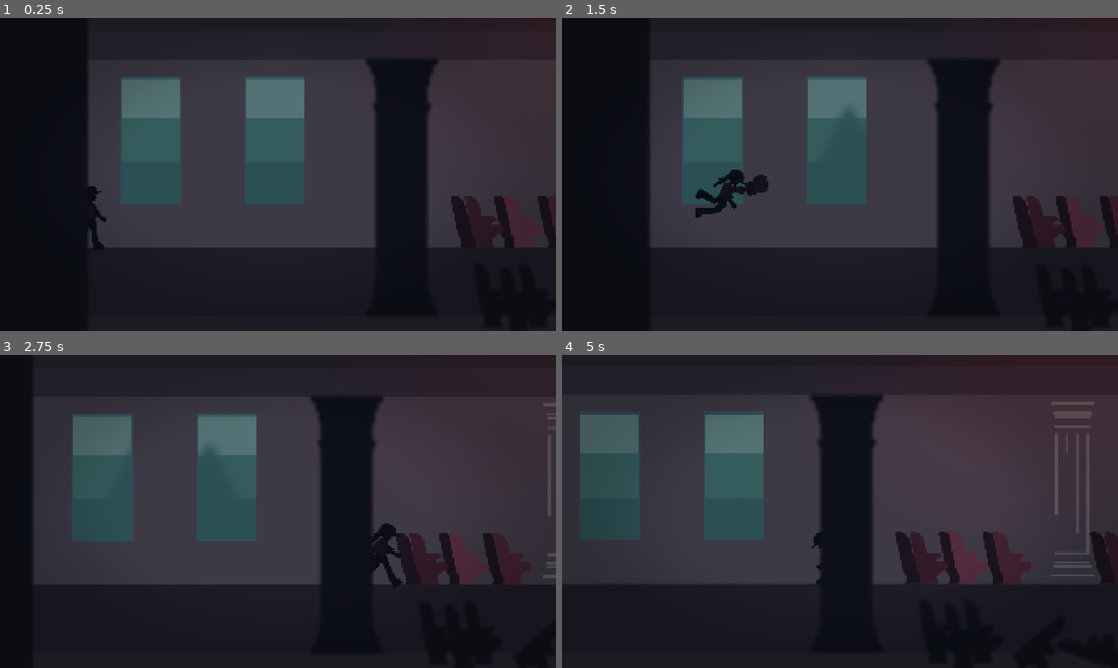
Above: before the commit, frames 1-4 (two rows, left to right).
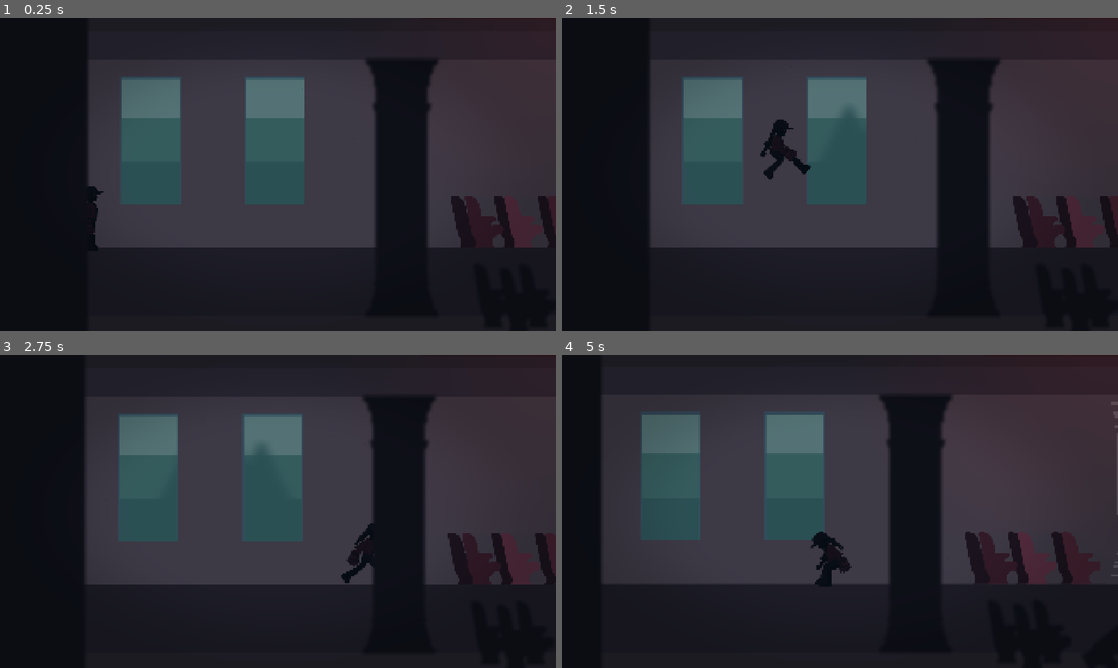
Above: after the commit, the same moments.

Repository: diegocolino/Tren-Test01
Game: Godot game, scene res://scenes/Vagon1.tscn
Two runs of this game, one before a commit and one after it. Both use one fixed random seed, a clock stepped at 60 frames per second and the inputs below. Sound files missing from this copy of the repository are replaced by a short silence.
Inputs (mouse positions are in pixels of both pictures, inside the frame that each line leads up to):
- Up to frame 1 (0.25 s): no input
- Up to frame 2 (1.5 s): tap Enter (ui_accept) at 0.5 s; move the mouse to (962, 158) at 0.52 s; hold D (move_right) 0.53-1.25 s; hold W (attack_punch) 0.53-1.25 s; tap Q (attack_kick) at 0.6 s; click (962, 158) at 0.67 s; tap Space (jump) at 0.77, 1.07 s; drag from (728, 190) to (812, 237) at 1.27 s
- Up to frame 3 (2.75 s): move the mouse to (333, 442) at 2.02 s; hold D (move_right) from 2.03 s (still down); hold S (crouch) from 2.03 s (still down); tap Ctrl (dive) at 2.3 s
- Up to frame 4 (5 s): release D (move_right) at 2.75 s; release S (crouch) at 2.75 s; drag from (812, 574) to (967, 536) at 2.77 s; move the mouse to (1006, 558) at 3.52 s; hold A (move_left) 3.53-4.25 s; hold Shift (run) 3.53-4.25 s; tap Space (jump) at 3.77, 3.8, 4.07 s; drag from (673, 464) to (828, 483) at 4.27 s

The runs differ from the first frame. In frame 1, 0.1% of the frame differs, in the area x 15-20%, y 54-74%; in frame 2, 1.4%; in frame 3, 25%; in frame 4, 28%, in the area x 0-100%, y 12-74%.

Commit message:
refactor(kive): extract movement and jump states (SUB-COMMIT 1)
- Extract Idle, Walk, Run states (Walk and Run separated for future stealth logic)
- Extract JumpAnticipation, JumpRise, JumpFall, JumpLanding, AirJump states
- Move const anticipation_duration, charge_threshold, charge_cancel_time to KiveStats
- Fix premature JumpRise→JumpLanding transition (check is_on_floor only when not rising)
- Fix _air_jumps_left reset on landing (preserve during airborne states)
- Add safety timeout to JumpLanding state
- Pass is_short_jump flag to JumpFall for correct sprite (jump_precontact vs jump_air)
- AllInOne shim still active for dive, combat, crouch, hide (next sub-commits)

Co-Authored-By: Claude Opus 4.6 (1M context) <noreply@anthropic.com>

Diff:
--- a/player/states/all_in_one.gd
+++ b/player/states/all_in_one.gd
@@ -1,5 +1,5 @@
-## Estado temporal que contiene toda la logica de _physics_process.
-## Se ira vaciando conforme extraemos estados reales.
+## Estado temporal que gestiona dive, combat, crouch, hide.
+## Se ira vaciando conforme extraemos mas estados.
 class_name AllInOne extends State
 
 var kive: Kive
@@ -12,5 +12,19 @@
 func physics_update(delta: float) -> StringName:
 	if not kive.control_enabled:
 		return &""
+
+	# Si estamos en suelo, sin nada activo, sin crouch ni hide → delegar a movimiento
+	# (NO comprobamos jump_state porque es legacy y puede quedarse atascado.
+	# Los nuevos estados de jump gestionan jump_state ellos mismos.)
+	if kive.is_on_floor() and not kive.is_attacking and not kive.is_punch_charging \
+		and not kive.is_diving and not kive.is_crouched and not kive.is_hidden:
+		var dir_input: float = Input.get_axis("move_left", "move_right")
+		if dir_input == 0:
+			return &"Idle"
+		elif Input.is_action_pressed("run"):
+			return &"Walk"
+		else:
+			return &"Run"
+
 	kive.run_legacy_physics(delta)
 	return &""
--- /dev/null
+++ b/player/states/movement/air_jump.gd
@@ -0,0 +1,43 @@
+class_name AirJump extends State
+
+var kive: Kive
+var stats: KiveStats
+
+
+func enter(_prev: StringName, _msg: Dictionary = {}) -> void:
+	kive = owner_node as Kive
+	stats = kive.stats
+
+	if kive.is_diving:
+		kive.is_diving = false
+		kive._update_collision_shape()
+
+	kive._air_jumps_left -= 1
+	kive.velocity.y = stats.air_jump_velocity
+	kive.jump_state = "air_jump_rise"
+	kive.sprite.play("air_jump_rise")
+
+
+func physics_update(delta: float) -> StringName:
+	kive.velocity.y += stats.gravity * delta
+	kive.apply_horizontal_input(true)
+
+	if Input.is_action_just_pressed("dive"):
+		return &"AllInOne"
+
+	if kive.is_on_floor() and kive.velocity.y >= 0:
+		return &"JumpLanding"
+
+	# Actualizar sprite segun velocidad
+	if kive.velocity.y < -50:
+		kive.jump_state = "air_jump_rise"
+		kive.sprite.play("air_jump_rise")
+	elif kive.velocity.y > 200:
+		return &"JumpFall"
+	elif kive.velocity.y > 50:
+		kive.jump_state = "air_jump_fall"
+		kive.sprite.play("air_jump_fall")
+
+	kive.move_and_slide()
+	kive.update_sprite_direction()
+	return &""
--- /dev/null
+++ b/player/states/movement/idle.gd
@@ -0,0 +1,39 @@
+class_name Idle extends State
+
+var kive: Kive
+var stats: KiveStats
+
+
+func enter(_prev: StringName, _msg: Dictionary = {}) -> void:
+	kive = owner_node as Kive
+	stats = kive.stats
+	kive.jump_state = "none"
+	kive.sprite.play("idle")
+
+
+func physics_update(delta: float) -> StringName:
+	if not kive.control_enabled:
+		return &""
+
+	if Input.is_action_just_pressed("jump") and kive.is_on_floor():
+		return &"JumpAnticipation"
+	if Input.is_action_just_pressed("dive"):
+		return &"AllInOne"
+	if Input.is_action_just_pressed("attack_punch") or Input.is_action_just_pressed("attack_kick"):
+		return &"AllInOne"
+	if Input.is_action_just_pressed("crouch"):
+		return &"AllInOne"
+	if not kive.is_on_floor() and kive.velocity.y > 50:
+		return &"JumpFall"
+
+	kive.velocity.y += stats.gravity * delta
+	kive.apply_horizontal_input(false)
+
+	var dir_input: float = Input.get_axis("move_left", "move_right")
+	if dir_input != 0:
+		return &"Walk" if Input.is_action_pressed("run") else &"Run"
+
+	kive.move_and_slide()
+	kive.try_step_up()
+	kive.update_sprite_direction()
+	return &""
--- /dev/null
+++ b/player/states/movement/jump_anticipation.gd
@@ -0,0 +1,80 @@
+class_name JumpAnticipation extends State
+
+var kive: Kive
+var stats: KiveStats
+var timer: float = 0.0
+var charge_timer: float = 0.0
+var is_charging: bool = false
+var was_moving: bool = false
+
+
+func enter(_prev: StringName, _msg: Dictionary = {}) -> void:
+	kive = owner_node as Kive
+	stats = kive.stats
+	timer = 0.0
+	charge_timer = 0.0
+	is_charging = false
+	was_moving = abs(kive.velocity.x) > 10
+
+	if kive.is_crouched:
+		kive.is_crouched = false
+		kive._update_collision_shape()
+
+	kive._air_jumps_left = stats.max_air_jumps
+	kive.velocity.x = 0
+	kive.velocity.y = 0
+	kive.sprite.play("jump_anticipation")
+
+
+func physics_update(delta: float) -> StringName:
+	timer += delta
+
+	if timer < stats.anticipation_duration:
+		# Tap rapido + parado: salto estatico sin carga, ejecutar inmediatamente
+		if not Input.is_action_pressed("jump") and not was_moving:
+			_release_jump()
+			sm.transition_to(&"JumpFall", {"is_short_jump": true})
+			return &""
+		return &""
+
+	if Input.is_action_pressed("jump"):
+		charge_timer += delta
+		if charge_timer >= stats.charge_cancel_time:
+			kive.sprite.play("jump_recovery")
+			kive.jump_state = "landing_recovery"
+			return &"JumpLanding"
+		elif charge_timer >= stats.charge_threshold:
+			is_charging = true
+			kive.sprite.frame = 1
+			kive.sprite.pause()
+	else:
+		_release_jump()
+		if was_moving and not is_charging:
+			return &"JumpRise"
+		elif is_charging or not was_moving:
+			var is_short: bool = not was_moving and not is_charging
+			sm.transition_to(&"JumpFall", {"is_short_jump": is_short})
+			return &""
+
+	return &""
+
+
+func _release_jump() -> void:
+	kive.sprite.play()
+
+	var charge_ratio: float = 0.0
+	if is_charging:
+		charge_ratio = clampf(charge_timer / stats.jump_charge_time, 0.0, 1.0)
+
+	var jump_vel: float
+	if is_charging:
+		jump_vel = lerpf(stats.jump_velocity_min, stats.jump_velocity_max, charge_ratio)
+	else:
+		jump_vel = stats.jump_velocity_min
+
+	kive.velocity.y = jump_vel
+
+	if not was_moving and not is_charging:
+		kive.sprite.play("jump_precontact")
+	else:
+		kive.sprite.play("jump_air")
--- /dev/null
+++ b/player/states/movement/jump_fall.gd
@@ -0,0 +1,46 @@
+class_name JumpFall extends State
+
+var kive: Kive
+var stats: KiveStats
+var is_short_jump: bool = false
+
+
+func enter(_prev: StringName, _msg: Dictionary = {}) -> void:
+	kive = owner_node as Kive
+	stats = kive.stats
+	kive.jump_state = "falling"
+	is_short_jump = _msg.get("is_short_jump", false)
+
+	# Saltos cortos: jump_precontact ya viene puesto desde JumpAnticipation
+	# Saltos normales: asegurar jump_air (excepto si JumpAnticipation ya lo puso)
+	if not is_short_jump and _prev != &"JumpAnticipation":
+		kive.sprite.play("jump_air")
+
+
+func physics_update(delta: float) -> StringName:
+	kive.velocity.y += stats.gravity * delta
+	kive.apply_horizontal_input(true)
+
+	if Input.is_action_just_pressed("jump") and kive._air_jumps_left > 0:
+		return &"AirJump"
+	if Input.is_action_just_pressed("dive"):
+		return &"AllInOne"
+
+	if kive.is_on_floor() and kive.velocity.y >= 0:
+		return &"JumpLanding"
+
+	# Sprite segun tipo de salto y velocidad
+	if is_short_jump:
+		if kive.sprite.animation != "jump_precontact":
+			kive.sprite.play("jump_precontact")
+	else:
+		if kive.velocity.y > 200:
+			if kive.sprite.animation != "jump_precontact":
+				kive.sprite.play("jump_precontact")
+		else:
+			if kive.sprite.animation != "jump_air":
+				kive.sprite.play("jump_air")
+
+	kive.move_and_slide()
+	kive.update_sprite_direction()
+	return &""
--- /dev/null
+++ b/player/states/movement/jump_landing.gd
@@ -0,0 +1,66 @@
+class_name JumpLanding extends State
+
+var kive: Kive
+var stats: KiveStats
+var phase: String = "contact"
+var timer: float = 0.0
+
+# Timeouts de seguridad — si la animacion no termina, forzamos transicion
+const CONTACT_TIMEOUT: float = 0.3
+const RECOVERY_TIMEOUT: float = 0.4
+
+
+func enter(_prev: StringName, _msg: Dictionary = {}) -> void:
+	kive = owner_node as Kive
+	stats = kive.stats
+	timer = 0.0
+
+	var start_phase: String = _msg.get("phase", "contact")
+	if start_phase == "recovery":
+		phase = "recovery"
+		kive.jump_state = "landing_recovery"
+		kive.sprite.play("jump_recovery")
+	else:
+		phase = "contact"
+		kive.jump_state = "landing_impact"
+		kive.sprite.play("jump_contact")
+
+
+func physics_update(delta: float) -> StringName:
+	timer += delta
+
+	kive.apply_horizontal_input(false)
+	kive.velocity.y += stats.gravity * delta
+	kive.move_and_slide()
+	kive.update_sprite_direction()
+
+	# Fallback de seguridad: si la animacion no termina, forzar transicion
+	if phase == "contact" and timer >= CONTACT_TIMEOUT:
+		phase = "recovery"
+		timer = 0.0
+		kive.jump_state = "landing_recovery"
+		kive.sprite.play("jump_recovery")
+	elif phase == "recovery" and timer >= RECOVERY_TIMEOUT:
+		return _decide_next_state()
+
+	return &""
+
+
+func on_animation_finished(anim_name: String) -> void:
+	if anim_name == "jump_contact":
+		phase = "recovery"
+		timer = 0.0
+		kive.jump_state = "landing_recovery"
+		kive.sprite.play("jump_recovery")
+	elif anim_name == "jump_recovery":
+		sm.transition_to(_decide_next_state())
+
+
+func _decide_next_state() -> StringName:
+	kive.jump_state = "none"
+	kive._air_jumps_left = 0
+	var dir_input: float = Input.get_axis("move_left", "move_right")
+	if dir_input != 0:
+		return &"Walk" if Input.is_action_pressed("run") else &"Run"
+	else:
+		return &"Idle"
--- /dev/null
+++ b/player/states/movement/jump_rise.gd
@@ -0,0 +1,36 @@
+class_name JumpRise extends State
+
+var kive: Kive
+var stats: KiveStats
+
+
+func enter(_prev: StringName, _msg: Dictionary = {}) -> void:
+	kive = owner_node as Kive
+	stats = kive.stats
+	kive.jump_state = "jump_rise"
+	kive.sprite.play("jump_air")
+
+	# Resetear air jumps si venimos de un salto nuevo (no desde AirJump)
+	if _prev != &"AirJump":
+		kive._air_jumps_left = stats.max_air_jumps
+
+
+func physics_update(delta: float) -> StringName:
+	kive.velocity.y += stats.gravity * delta
+	kive.apply_horizontal_input(true)
+
+	if Input.is_action_just_pressed("jump") and kive._air_jumps_left > 0:
+		return &"AirJump"
+	if Input.is_action_just_pressed("dive"):
+		return &"AllInOne"
+	if Input.is_action_just_pressed("attack_punch") or Input.is_action_just_pressed("attack_kick"):
+		return &"AllInOne"
+
+	if kive.is_on_floor() and kive.velocity.y >= 0:
+		return &"JumpLanding"
+	if kive.velocity.y > 0:
+		return &"JumpFall"
+
+	kive.move_and_slide()
+	kive.update_sprite_direction()
+	return &""
--- /dev/null
+++ b/player/states/movement/run.gd
@@ -0,0 +1,45 @@
+class_name Run extends State
+
+var kive: Kive
+var stats: KiveStats
+
+
+func enter(_prev: StringName, _msg: Dictionary = {}) -> void:
+	kive = owner_node as Kive
+	stats = kive.stats
+	kive.jump_state = "none"
+
+
+func physics_update(delta: float) -> StringName:
+	if not kive.control_enabled:
+		return &""
+
+	if Input.is_action_just_pressed("jump") and kive.is_on_floor():
+		# Running jump = directo sin anticipation
+		kive._air_jumps_left = stats.max_air_jumps
+		kive.velocity.y = stats.jump_velocity_min
+		return &"JumpRise"
+	if Input.is_action_just_pressed("dive") and kive.is_on_floor():
+		return &"AllInOne"
+	if Input.is_action_just_pressed("attack_punch") or Input.is_action_just_pressed("attack_kick"):
+		return &"AllInOne"
+	if Input.is_action_just_pressed("crouch"):
+		return &"AllInOne"
+	if not kive.is_on_floor() and kive.velocity.y > 50:
+		return &"JumpFall"
+
+	if Input.is_action_pressed("run"):
+		return &"Walk"
+
+	kive.velocity.y += stats.gravity * delta
+	kive.apply_horizontal_input(false)
+
+	var dir_input: float = Input.get_axis("move_left", "move_right")
+	if dir_input == 0:
+		return &"Idle"
+
+	kive.sprite.play("run")
+	kive.move_and_slide()
+	kive.try_step_up()
+	kive.update_sprite_direction()
+	return &""
--- /dev/null
+++ b/player/states/movement/walk.gd
@@ -0,0 +1,47 @@
+class_name Walk extends State
+
+var kive: Kive
+var stats: KiveStats
+
+
+func enter(_prev: StringName, _msg: Dictionary = {}) -> void:
+	kive = owner_node as Kive
+	stats = kive.stats
+	kive.jump_state = "none"
+
+
+func physics_update(delta: float) -> StringName:
+	if not kive.control_enabled:
+		return &""
+
+	if Input.is_action_just_pressed("jump") and kive.is_on_floor():
+		if abs(kive.velocity.x) > 10:
+			kive._air_jumps_left = stats.max_air_jumps
+			kive.velocity.y = stats.jump_velocity_min
+			return &"JumpRise"
+		else:
+			return &"JumpAnticipation"
+	if Input.is_action_just_pressed("dive"):
+		return &"AllInOne"
+	if Input.is_action_just_pressed("attack_punch") or Input.is_action_just_pressed("attack_kick"):
+		return &"AllInOne"
+	if Input.is_action_just_pressed("crouch"):
+		return &"AllInOne"
+	if not kive.is_on_floor() and kive.velocity.y > 50:
+		return &"JumpFall"
+
+	if not Input.is_action_pressed("run"):
+		return &"Run"
+
+	kive.velocity.y += stats.gravity * delta
+	kive.apply_horizontal_input(false)
+
+	var dir_input: float = Input.get_axis("move_left", "move_right")
+	if dir_input == 0:
+		return &"Idle"
+
+	kive.sprite.play("walk")
+	kive.move_and_slide()
+	kive.try_step_up()
+	kive.update_sprite_direction()
+	return &""
--- a/player/stats/kive_stats.gd
+++ b/player/stats/kive_stats.gd
@@ -20,6 +20,9 @@
 @export var jump_velocity_min: float = -800.0
 @export var jump_velocity_max: float = -1200.0
 @export var jump_charge_time: float = 0.4
+@export var anticipation_duration: float = 0.04
+@export var charge_threshold: float = 0.14
+@export var charge_cancel_time: float = 4.0
 
 @export_subgroup("Air")
 @export_range(0, 5) var max_air_jumps: int = 1
--- a/scenes/Kive.tscn
+++ b/scenes/Kive.tscn
@@ -8,6 +8,14 @@
 [ext_resource type="Script" uid="uid://pp5ksefjb26f" path="res://scripts/occluder_sync.gd" id="5_occluder_sync"]
 [ext_resource type="Script" uid="uid://ncfueje0g4jn" path="res://player/state_machine/state_machine.gd" id="7_m1hew"]
 [ext_resource type="Script" uid="uid://expii4vo1vyt" path="res://player/states/all_in_one.gd" id="8_84e0g"]
+[ext_resource type="Script" uid="uid://btva1jxlyvna0" path="res://player/states/movement/idle.gd" id="9_aw7mq"]
+[ext_resource type="Script" uid="uid://dtqx8fjv6st8" path="res://player/states/movement/walk.gd" id="10_5stvk"]
+[ext_resource type="Script" uid="uid://c3irg4xy5evvn" path="res://player/states/movement/run.gd" id="11_08qbr"]
+[ext_resource type="Script" uid="uid://ctnf825yodxhv" path="res://player/states/movement/jump_anticipation.gd" id="12_fm1du"]
+[ext_resource type="Script" uid="uid://h1bgb05ynxa6" path="res://player/states/movement/jump_rise.gd" id="13_0b6oa"]
+[ext_resource type="Script" uid="uid://cg0r4y5lphvhp" path="res://player/states/movement/jump_fall.gd" id="14_1bvtb"]
+[ext_resource type="Script" uid="uid://bsdisrp3hlvu3" path="res://player/states/movement/jump_landing.gd" id="15_5d8o0"]
+[ext_resource type="Script" uid="uid://dio6f7yrugiej" path="res://player/states/movement/air_jump.gd" id="16_bwjel"]
 
 [sub_resource type="RectangleShape2D" id="body_shape"]
 size = Vector2(80, 200)
@@ -104,3 +112,27 @@
 
 [node name="AllInOne" type="Node" parent="StateMachine" unique_id=1913774353]
 script = ExtResource("8_84e0g")
+
+[node name="Idle" type="Node" parent="StateMachine" unique_id=1593325614]
+script = ExtResource("9_aw7mq")
+
+[node name="Walk" type="Node" parent="StateMachine" unique_id=1709202011]
+script = ExtResource("10_5stvk")
+
+[node name="Run" type="Node" parent="StateMachine" unique_id=555691830]
+script = ExtResource("11_08qbr")
+
+[node name="JumpAnticipation" type="Node" parent="StateMachine" unique_id=1842164887]
+script = ExtResource("12_fm1du")
+
+[node name="JumpRise" type="Node" parent="StateMachine" unique_id=1076687001]
+script = ExtResource("13_0b6oa")
+
+[node name="JumpFall" type="Node" parent="StateMachine" unique_id=1584216566]
+script = ExtResource("14_1bvtb")
+
+[node name="JumpLanding" type="Node" parent="StateMachine" unique_id=732149577]
+script = ExtResource("15_5d8o0")
+
+[node name="AirJump" type="Node" parent="StateMachine" unique_id=547054688]
+script = ExtResource("16_bwjel")
--- a/scripts/kive.gd
+++ b/scripts/kive.gd
@@ -86,6 +86,7 @@
 
 # ========== REFERENCES ==========
 @onready var sprite: AnimatedSprite2D = $AnimatedSprite2D
+@onready var state_machine: StateMachine = $StateMachine
 
 
 # ========== LIFECYCLE ==========
@@ -105,17 +106,17 @@
 
 
 func _on_animation_finished() -> void:
+	# Forward a la state machine
+	if state_machine and state_machine.current_state:
+		state_machine.current_state.on_animation_finished(sprite.animation)
+
+	# Legacy handlers (dive — todavia en AllInOne)
 	match sprite.animation:
 		"dive_start":
 			sprite.play("dive_slide")
 		"dive_end":
 			is_diving = false
 			_update_collision_shape()
-		"jump_recovery":
-			jump_state = "none"
-		"jump_contact":
-			jump_state = "landing_recovery"
-			sprite.play("jump_recovery")
 
 
 
@@ -217,14 +218,14 @@
 			jump_state = "landing_impact"
 			jump_timer = 0.0
 			sprite.play("jump_contact")
-		_update_sprite_direction()
+		update_sprite_direction()
 		queue_redraw()
 		if is_attacking:
 			return  # saltar el resto del procesamiento de movimiento
 
 	if is_punch_charging:
 		move_and_slide()
-		_update_sprite_direction()
+		update_sprite_direction()
 		queue_redraw()
 		return  # bloqueado durante charge también
 
@@ -249,8 +250,8 @@
 	if is_diving and is_on_floor() and _was_in_air:
 		_handle_dive_landing()
 
-	_try_step_up()
-	_update_sprite_direction()
+	try_step_up()
+	update_sprite_direction()
 	queue_redraw()
 
 
@@ -489,7 +490,7 @@
 
 func _process_landing(delta: float) -> void:
 	jump_timer += delta
-	_apply_horizontal_input(false)
+	apply_horizontal_input(false)
 
 
 # ========== MOVEMENT ==========
@@ -501,7 +502,7 @@
 
 	# Input horizontal
 	var in_air: bool = not is_on_floor()
-	_apply_horizontal_input(in_air)
+	apply_horizontal_input(in_air)
 
 	# Input de salto (ground)
 	if Input.is_action_just_pressed("jump") and is_on_floor() and jump_state == "none":
@@ -660,7 +661,7 @@
 		sprite.play("dive_end")
 
 
-func _apply_horizontal_input(in_air: bool) -> void:
+func apply_horizontal_input(in_air: bool) -> void:
 	var direction: float = Input.get_axis("move_left", "move_right")
 	var is_walking_slow: bool = Input.is_action_pressed("run")
 	var speed: float
@@ -680,7 +681,7 @@
 		velocity.x = move_toward(velocity.x, 0, speed * 0.2)
 
 
-func _update_sprite_direction() -> void:
+func update_sprite_direction() -> void:
 	if velocity.x > 1:
 		sprite.flip_h = false
 	elif velocity.x < -1:
@@ -738,12 +739,16 @@
 	if is_hidden:
 		_unhide()
 
+	# Forzar state machine a Idle tras reset
+	if state_machine:
+		state_machine.transition_to(&"Idle")
+
 
 func is_sprinting() -> bool:
 	return not Input.is_action_pressed("run") and abs(velocity.x) > 10
 
 
-func _try_step_up() -> void:
+func try_step_up() -> void:
 	if not is_on_wall() or not is_on_floor():
 		return
 	var dir: float = -1.0 if sprite.flip_h else 1.0
